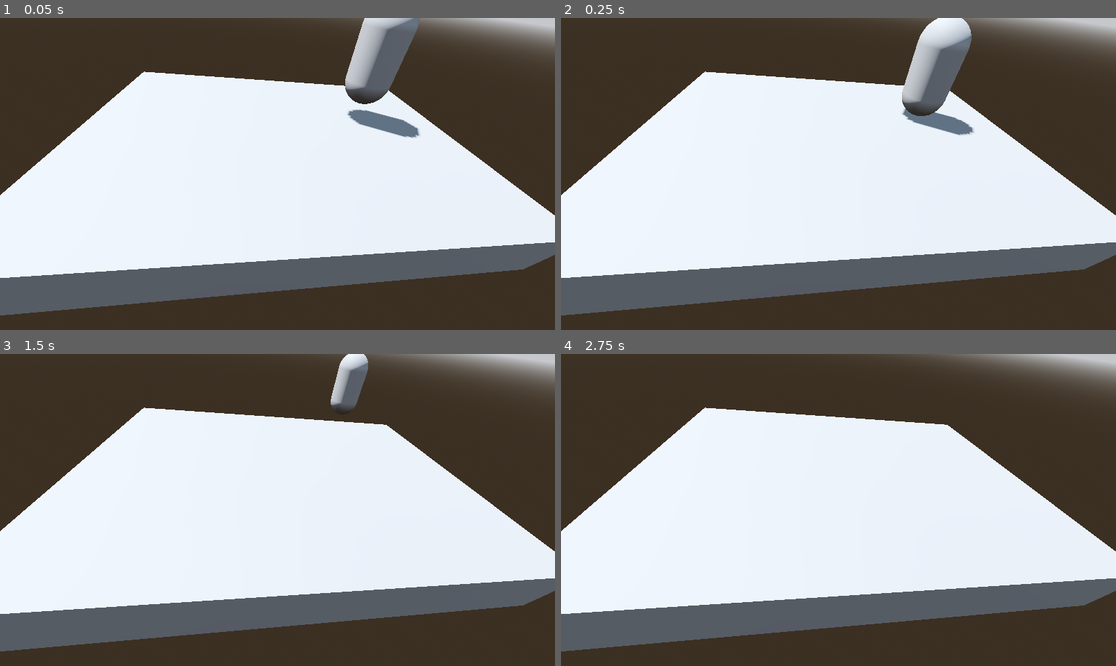
Above: before the commit, frames 1-4 (two rows, left to right).
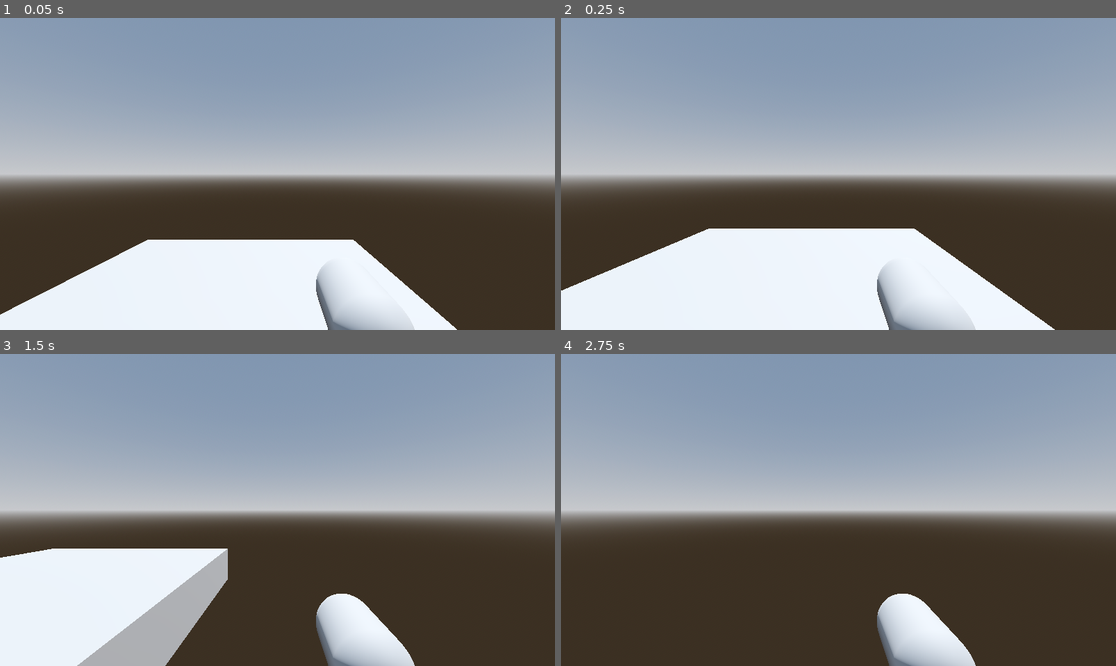
Above: after the commit, the same moments.

Repository: CodingDino/GGJ-2024
Game: Godot game, scene res://sarah_test.tscn
The game is run twice, just before and just after one commit, with the same random seed, the same clock (stepped at 60 frames per second) and the same inputs.
Inputs:
- Up to frame 1 (0.05 s): no input
- Up to frame 2 (0.25 s): no input
- Up to frame 3 (1.5 s): tap Enter (ui_accept) at 0.5, 0.77 s; hold Right (ui_right) 0.53-1.28 s; hold Down (ui_down) from 1.28 s (still down)
- Up to frame 4 (2.75 s): tap Enter (ui_accept) at 1.52 s; release Down (ui_down) at 2.03 s; hold Right (ui_right) from 2.03 s (still down)

The runs differ from the first frame. In frame 1, 92% of the frame differs, in the area x 0-100%, y 0-100%; in frame 2, 91%; in frame 3, 85%; in frame 4, 89%.

Commit message:
Player has camera

Diff:
--- a/player.tscn
+++ b/player.tscn
@@ -13,4 +13,8 @@
 shape = SubResource("CapsuleShape3D_youko")
 
 [node name="MeshInstance3D" type="MeshInstance3D" parent="."]
+transform = Transform3D(0.25, 0, 0, 0, -1.09278e-08, 0.25, 0, -0.25, -1.09278e-08, 0.294387, 0, -0.764697)
 mesh = SubResource("CapsuleMesh_t6p1v")
+
+[node name="Camera3D" type="Camera3D" parent="."]
+transform = Transform3D(1, 0, 0, 0, 1, 0, 0, 0, 1, 0, 0.5, 0)
--- a/sarah_test.tscn
+++ b/sarah_test.tscn
@@ -31,6 +31,3 @@
 transform = Transform3D(1, 0, 0, 0, 1, 0, 0, 0, 1, -1.22322, -0.481573, -2.49776)
 use_collision = true
 size = Vector3(5.73389, 1, 7.7334)
-
-[node name="Camera3D" type="Camera3D" parent="."]
-transform = Transform3D(-0.11095, 0.679685, -0.725065, 0.10281, 0.733505, 0.671864, 0.988494, -7.53722e-09, -0.151261, -5.05936, 2.19786, -3.42648)
